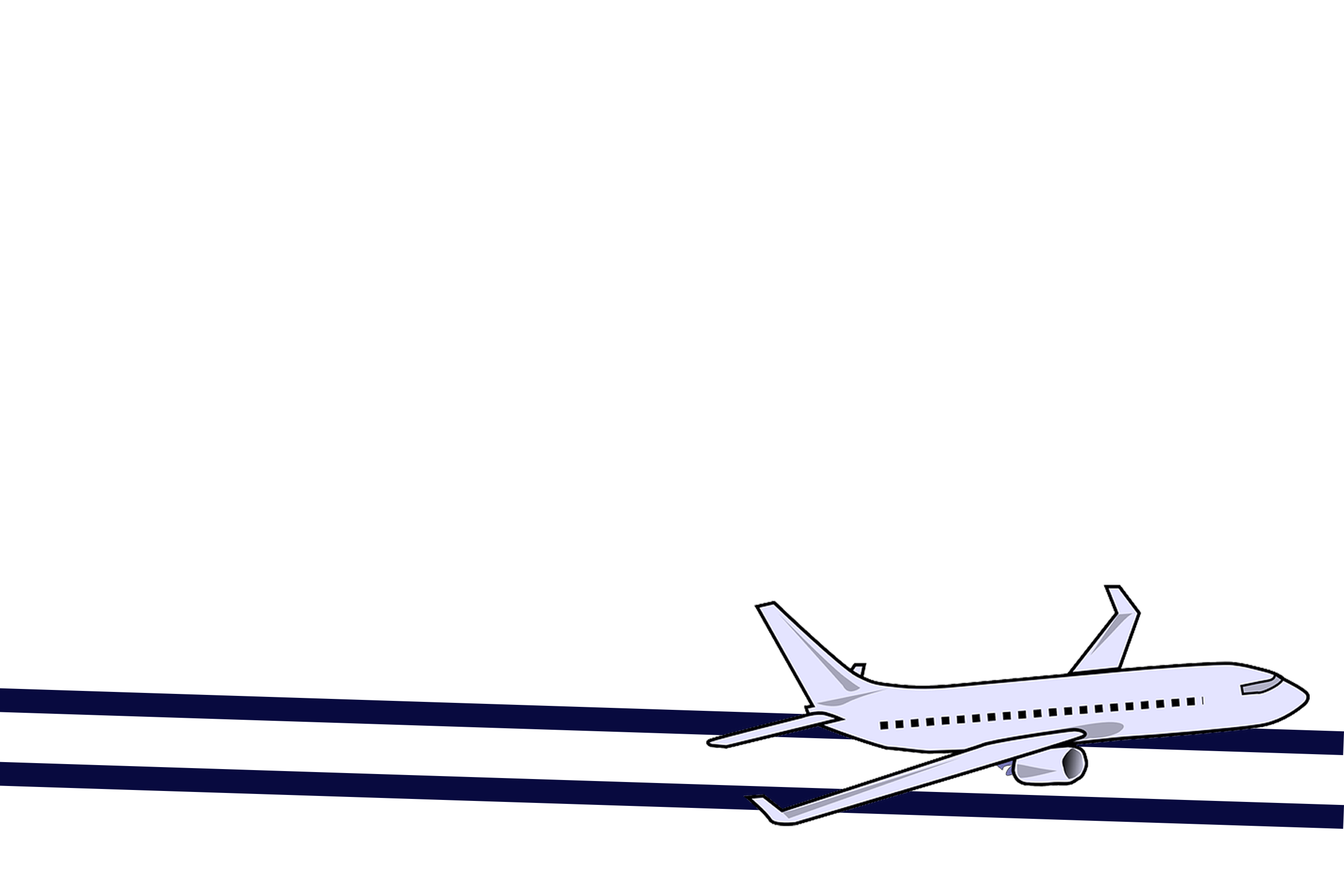
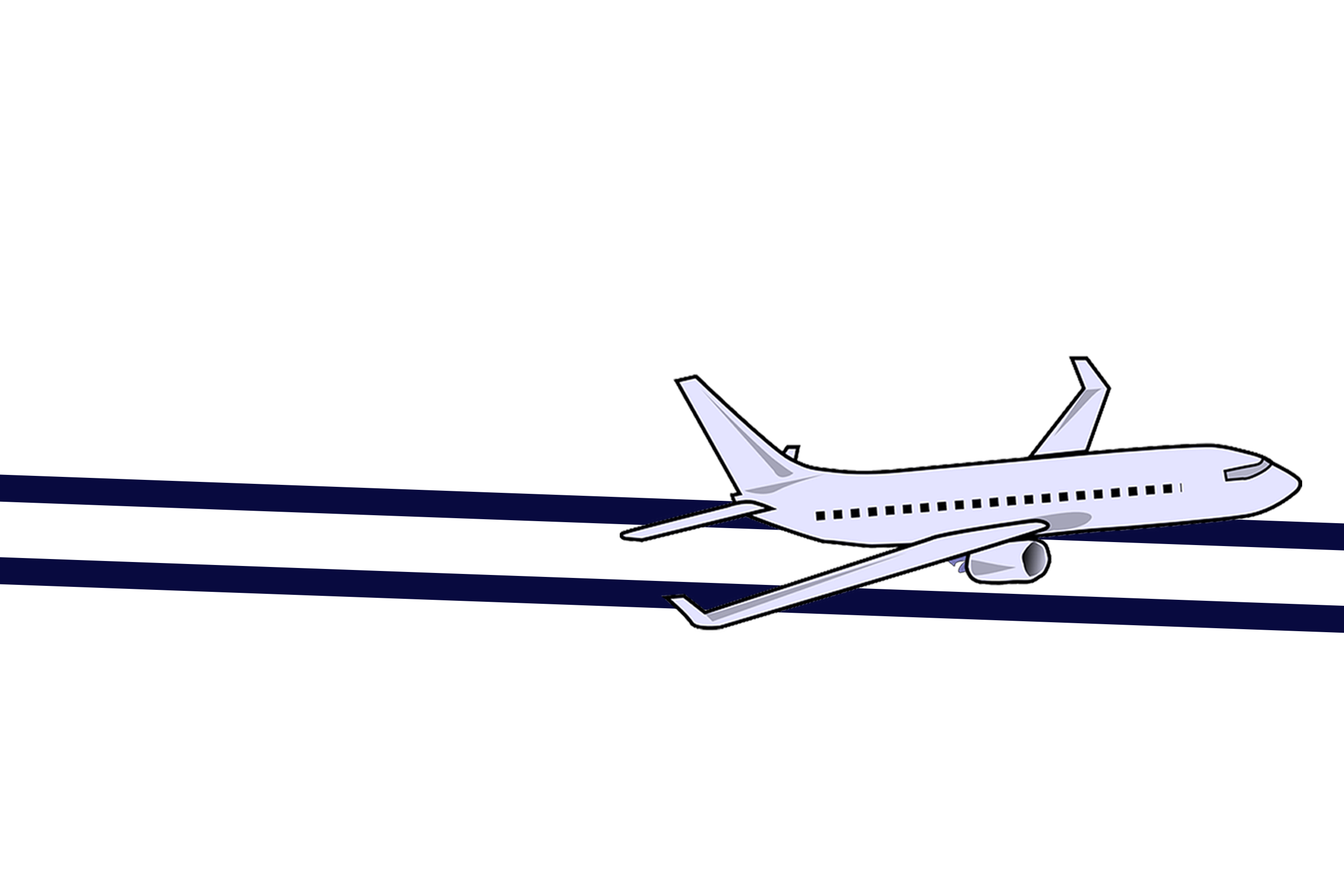
Layer changes from the first 1344×896 image to the second:
painted on "Airplane" over [619, 355, 1310, 829]
renamed "Rectangle 2 copy" to "Top line", painted on it over [0, 474, 1344, 755]
renamed "Rectangle 1" to "Bottom Line", painted on it over [0, 556, 1344, 829]
